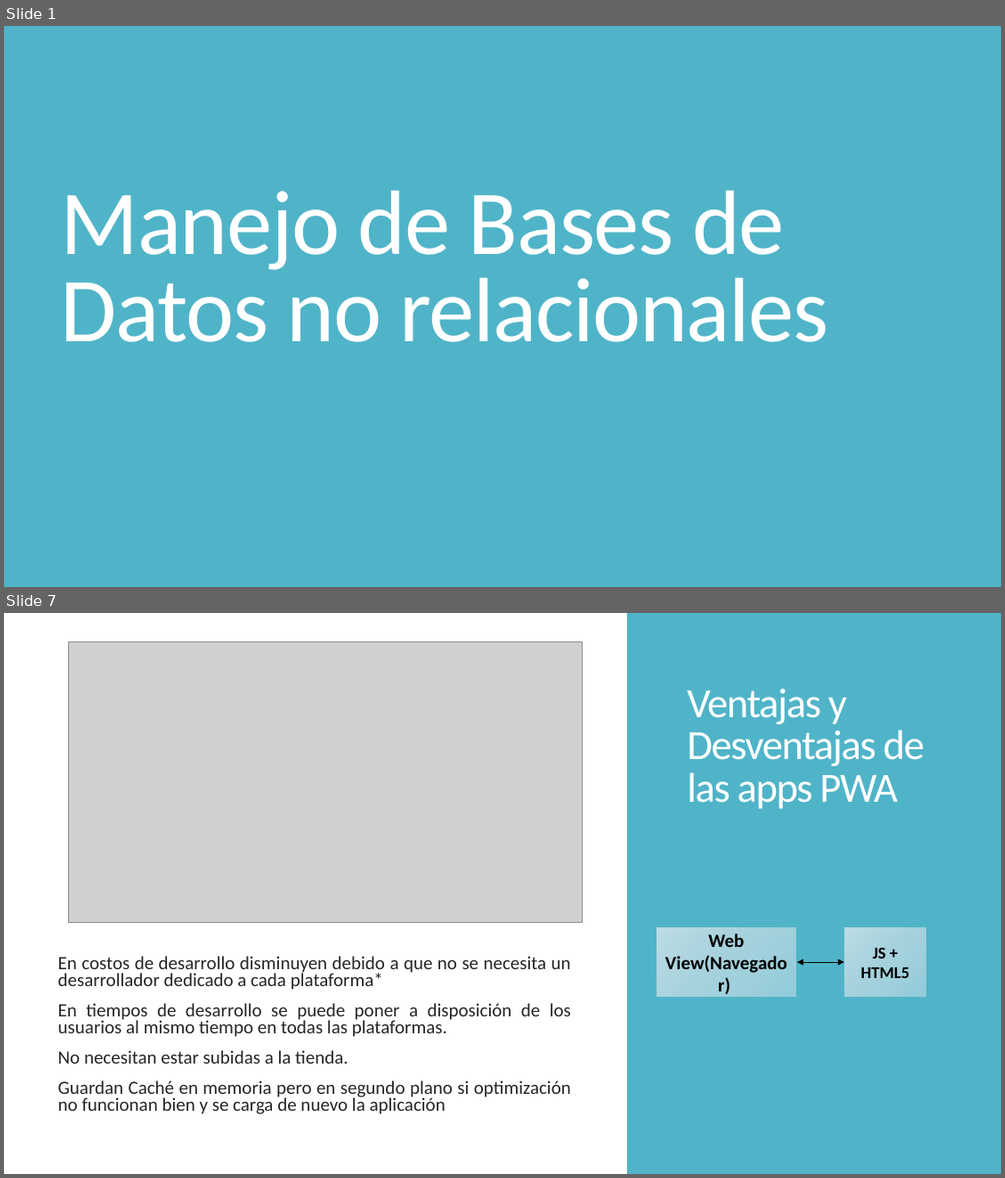
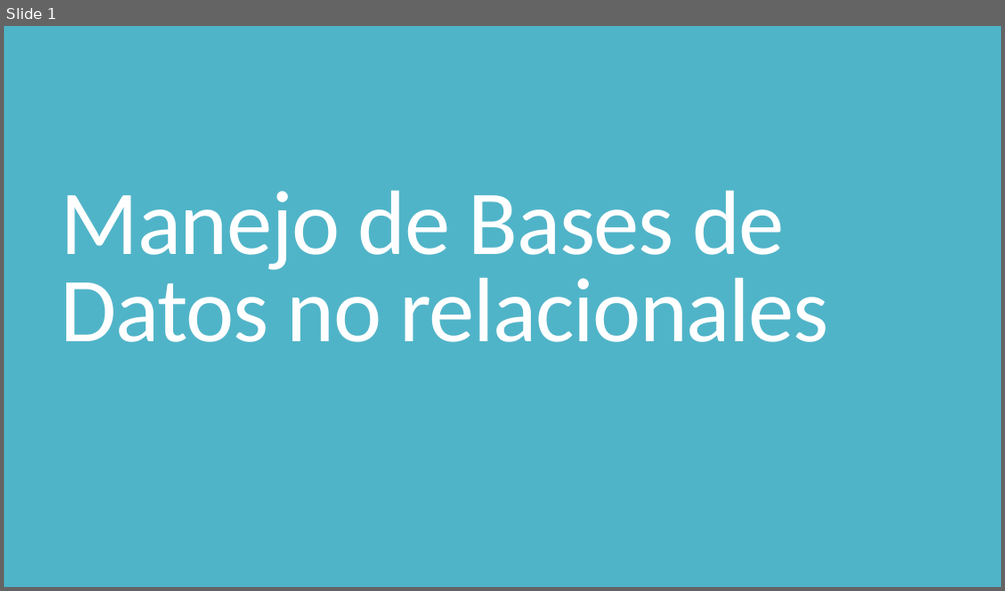
Before and after one commit to javiermelo1672/CursoIonic, a slide deck: Presentaciones/4. Manejo de bases de datos no relacionales.pptx. Shown one above the other, each under a label of ours: slides 1 and 7 before the commit, slide 1 after it; the slides between them are not shown. The pictures are 1005x1178 and 1005x591 pixels, drawn with LibreOffice and Linux fonts; fonts in the diff are those of the drawing; grey boxes stand for pictures. Boxes give left, top, right and bottom in pixels: in the first picture for what was removed or moved away, otherwise in the second. Text is boxed around its words. In the diff, an @@ line names an element or a change of style, - is before the commit and + after.

```diff
--- a/Presentaciones/4. Manejo de bases de datos no relacionales.pptx
+++ b/Presentaciones/4. Manejo de bases de datos no relacionales.pptx
@@ slide 7 removed at (4,613,1001,1174), background #FFFFFF @@
@@ rectangle removed at (627,613,1001,1174) @@
@@ picture removed at (68,641,582,922) @@
@@ title removed at (687,689,924,809) @@
-Ventajas y Desventajas de las apps PWA
@@ rectangle removed at (655,927,797,997) @@
-Web View(Navegador)
@@ rectangle removed at (844,927,926,997) @@
-JS + HTML5
@@ text removed at (58,956,571,1114) @@
-  En costos de desarrollo disminuyen debido a que no se necesita un desarrollador dedicado a cada plataforma*
-  En tiempos de desarrollo se puede poner a disposición de los usuarios al mismo tiempo en todas las plataformas.
-  No necesitan estar subidas a la tienda.
-  Guardan Caché en memoria pero en segundo plano si optimización no funcionan bien y se carga de nuevo la aplicación
@@ double arrow removed from (797, 962) to (844, 962) @@
```
Also in this commit, not shown: 29 slides added, 16 other slides removed, 5 other files.
